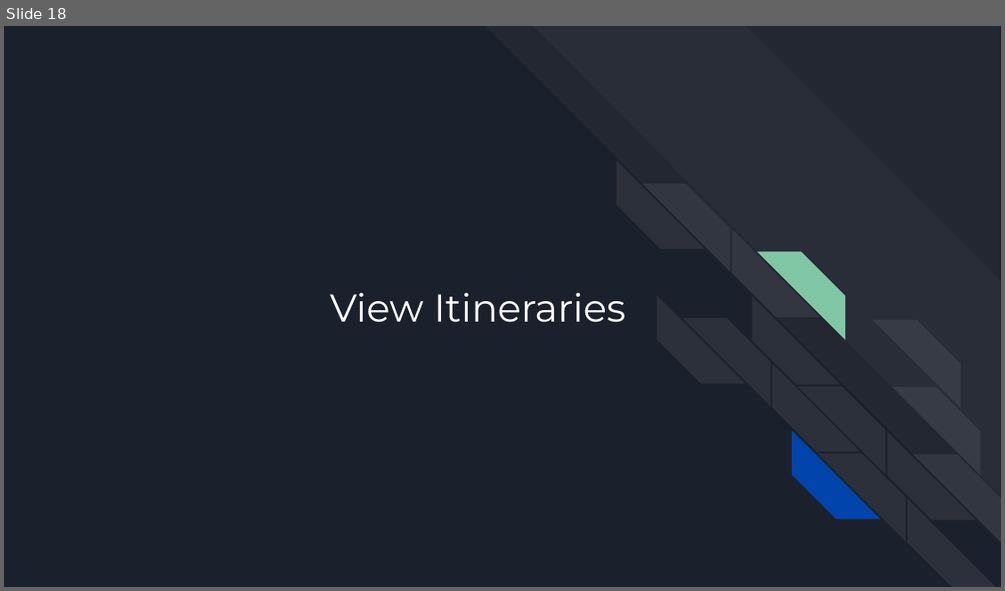
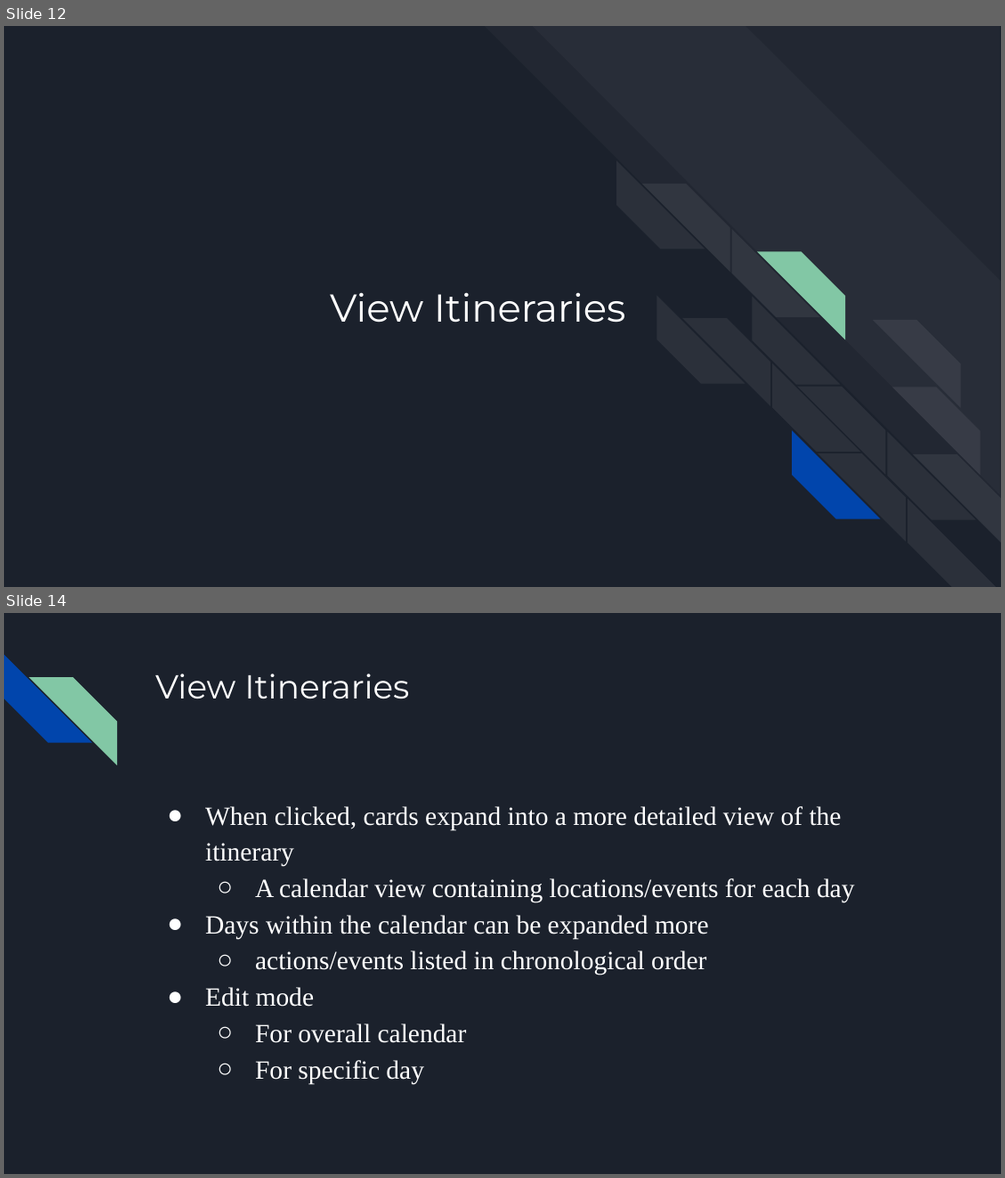
Before and after one commit to DustinWZook/Atlas-Itinerary, a slide deck: Documents/CSCI 4805 Project Requirements.pptx. Shown one above the other, each under a label of ours: slide 18 before the commit, slides 12 and 14 after it; the slides between them are not shown. The pictures are 1005x591 and 1005x1178 pixels, drawn with LibreOffice and Linux fonts; fonts in the diff are those of the drawing. Boxes give left, top, right and bottom in pixels: in the first picture for what was removed or moved away, otherwise in the second. Text is boxed around its words. In the diff, an @@ line names an element or a change of style, - is before the commit and + after.

```diff
--- a/Documents/CSCI 4805 Project Requirements.pptx
+++ b/Documents/CSCI 4805 Project Requirements.pptx
@@ slide 14 added at [4,613,1001,1174], background #1B212C @@
@@ diag stripe added at [4,655,92,743], fill #0145AC @@
@@ diag stripe added at [29,677,117,764], fill #82C7A5 @@
@@ title added at [155,674,409,698], 24 pt, text #FFFFFF @@
+View Itineraries
@@ text added at [205,806,855,1084], 19 pt, text #FFFFFF @@
+● When clicked, cards expand into a more detailed view of the itinerary
+  ○ A calendar view containing locations/events for each day
+● Days within the calendar can be expanded more
+  ○ actions/events listed in chronological order
+● Edit mode
+  ○ For overall calendar
+  ○ For specific day
@@ what was slide 18 is now slide 12 @@
```
Also in this commit, not shown: 2 slides changed, 7 other slides added, 18 slides removed.
